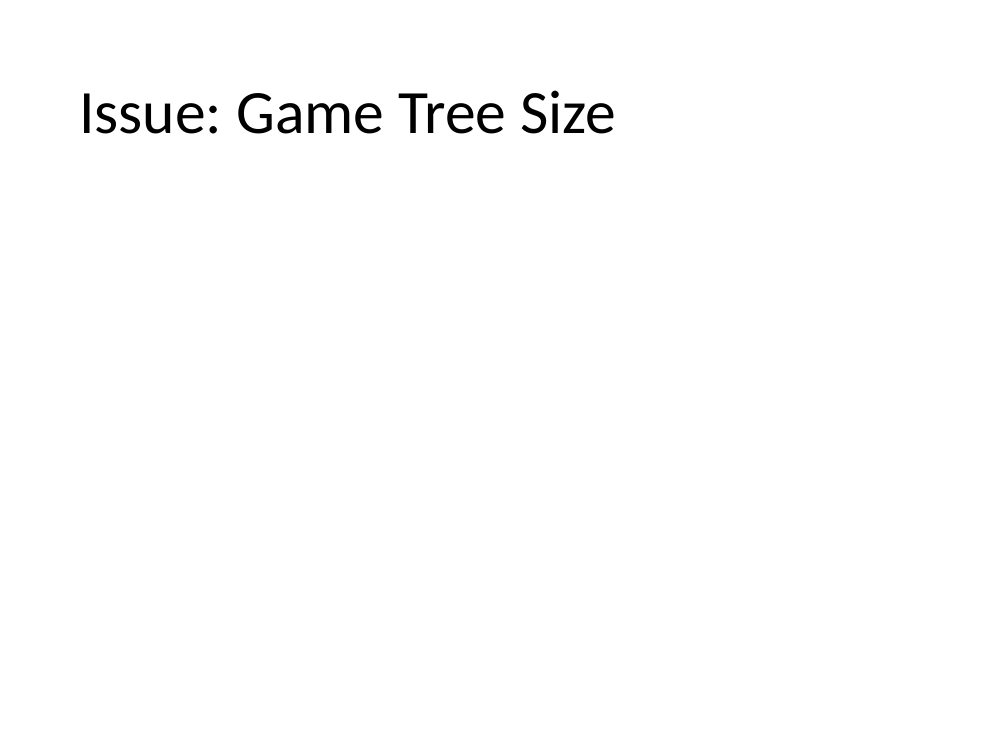
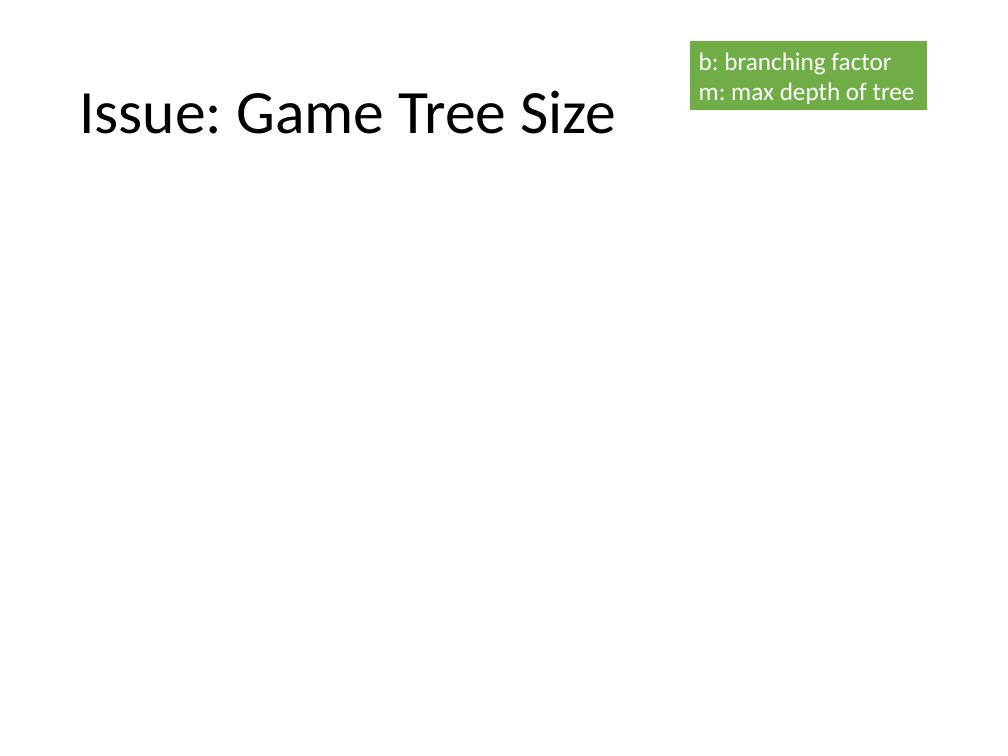
Before and after one commit to mhahsler/CS7320-AI, a slide deck: slide 19 of slides/05_games.pptx (slide 18 before the commit). Drawn at 1008x756 pixels with LibreOffice and Linux fonts; fonts in the diff are those of the drawing; grey boxes stand for pictures. Boxes give left, top, right and bottom in pixels: in the first picture for what was removed or moved away, otherwise in the second. Text is boxed around its words. In the diff, an @@ line names an element or a change of style, - is before the commit and + after.

```diff
--- a/slides/05_games.pptx
+++ b/slides/05_games.pptx
@@ rectangle added at (x1=688, y1=40, x2=927, y2=112), fill #70AD47, outline #FFFFFF 1.5 pt, 18 pt, text #FFFFFF @@
+b: branching factor
+m: max depth of tree
```
Also in this commit, not shown: 17 other slides changed, 1 slide added, 1 other file.
